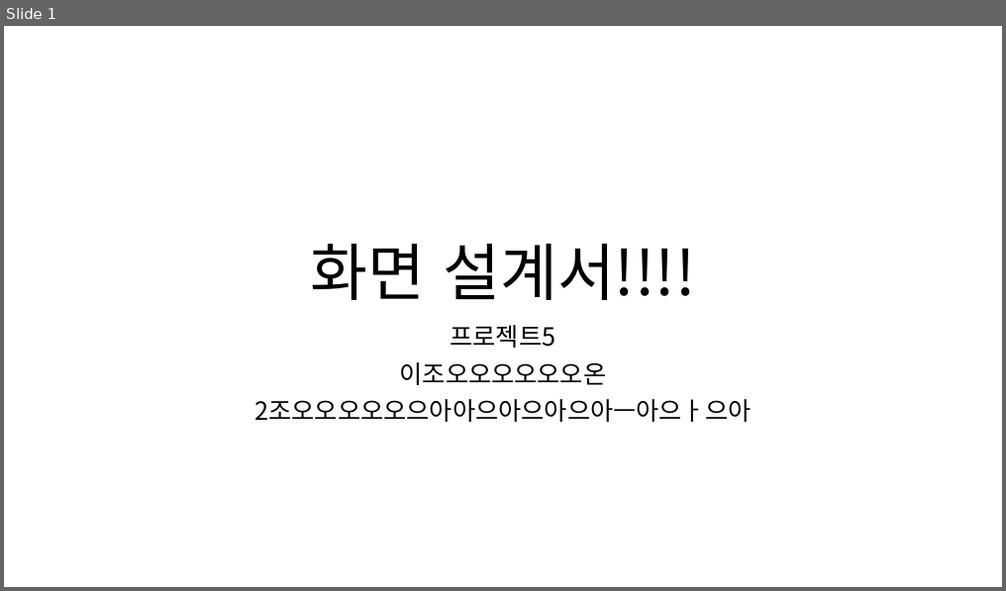
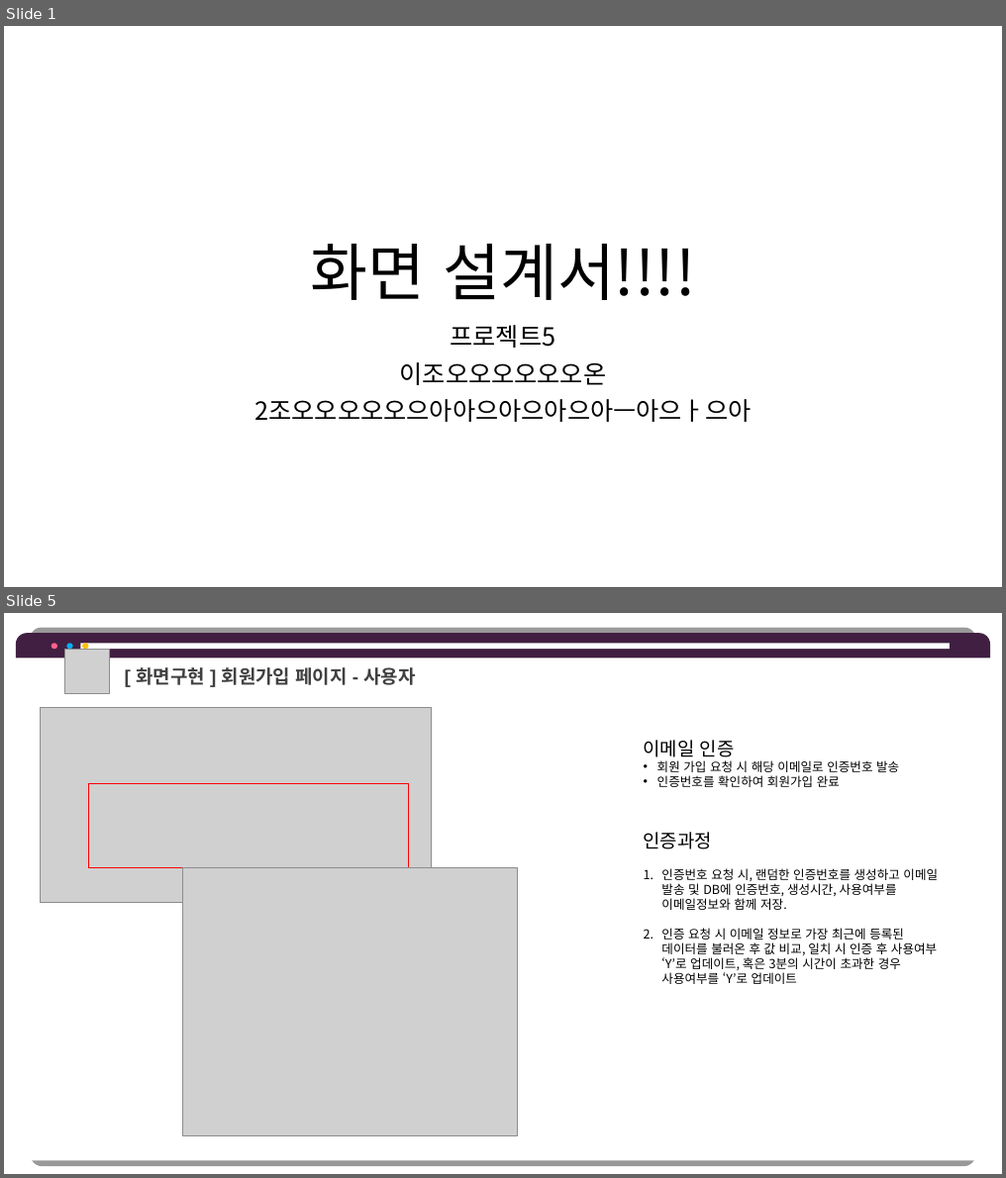
Before and after one commit to hhsw07/ezen-academy-projects, a slide deck: 0 발표용 파워포인트/0529 4차발표/0529 project06 - 파워포인트 - 형준.pptx. Shown one above the other, each under a label of ours: slide 1 before the commit, slides 1 and 5 after it; the slides between them are not shown. The pictures are 1006x591 and 1006x1178 pixels, drawn with LibreOffice and Linux fonts; fonts in the diff are those of the drawing; grey boxes stand for pictures. Boxes give left, top, right and bottom in pixels: in the first picture for what was removed or moved away, otherwise in the second. Text is boxed around its words. In the diff, an @@ line names an element or a change of style, - is before the commit and + after.

```diff
--- a/0 발표용 파워포인트/0529 4차발표/0529 project06 - 파워포인트 - 형준.pptx
+++ b/0 발표용 파워포인트/0529 4차발표/0529 project06 - 파워포인트 - 형준.pptx
@@ slide 5 added at (4,613,1002,1174), background #FFFFFF @@
@@ round same rect added at (16,633,991,658), fill #411F42 @@
@@ round same rect added at (16,658,991,1161), fill #FFFFFF @@
@@ ellipse added at (52,643,57,649), fill #FF6189 @@
@@ picture added at (65,649,110,693) @@
@@ ellipse added at (67,643,73,649), fill #00B0F0 @@
@@ rectangle added at (80,643,949,649), fill #FFFFFF @@
@@ ellipse added at (82,643,88,649), fill #FFC000 @@
@@ text added at (136,667,416,685), 18 pt, text #404040, bold @@
+[ 화면구현 ] 회원가입 페이지 - 사용자
@@ picture added at (40,707,432,903) @@
@@ text added at (644,740,899,787), 12 pt, text #000000 @@
+이메일 인증
+• 회원 가입 요청 시 해당 이메일로 인증번호 발송
+• 인증번호를 확인하여 회원가입 완료
@@ rectangle added at (88,783,409,868), outline #FF0000 1 pt @@
@@ text added at (644,832,938,984), 12 pt, text #000000 @@
+인증과정
+1. 인증번호 요청 시, 랜덤한 인증번호를 생성하고 이메일 발송 및 DB에 인증번호, 생성시간, 사용여부를 이메일정보와 함께 저장.
+2. 인증 요청 시 이메일 정보로 가장 최근에 등록된 데이터를 불러온 후 값 비교, 일치 시 인증 후 사용여부 ‘Y’로 업데이트, 혹은 3분의 시간이 초과한 경우 사용여부를 ‘Y’로 업데이트
@@ picture added at (183,868,517,1137) @@
```
Also in this commit, not shown: 8 other slides added, 1 other file.
